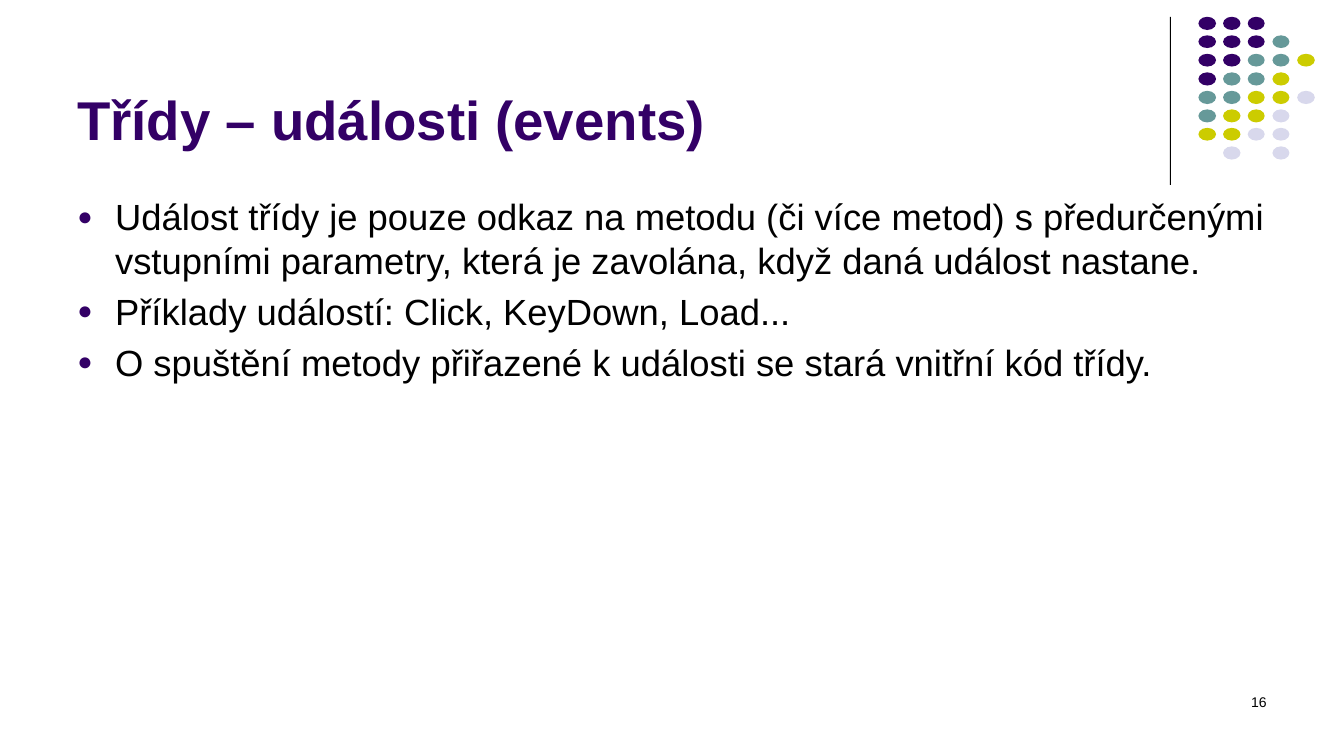
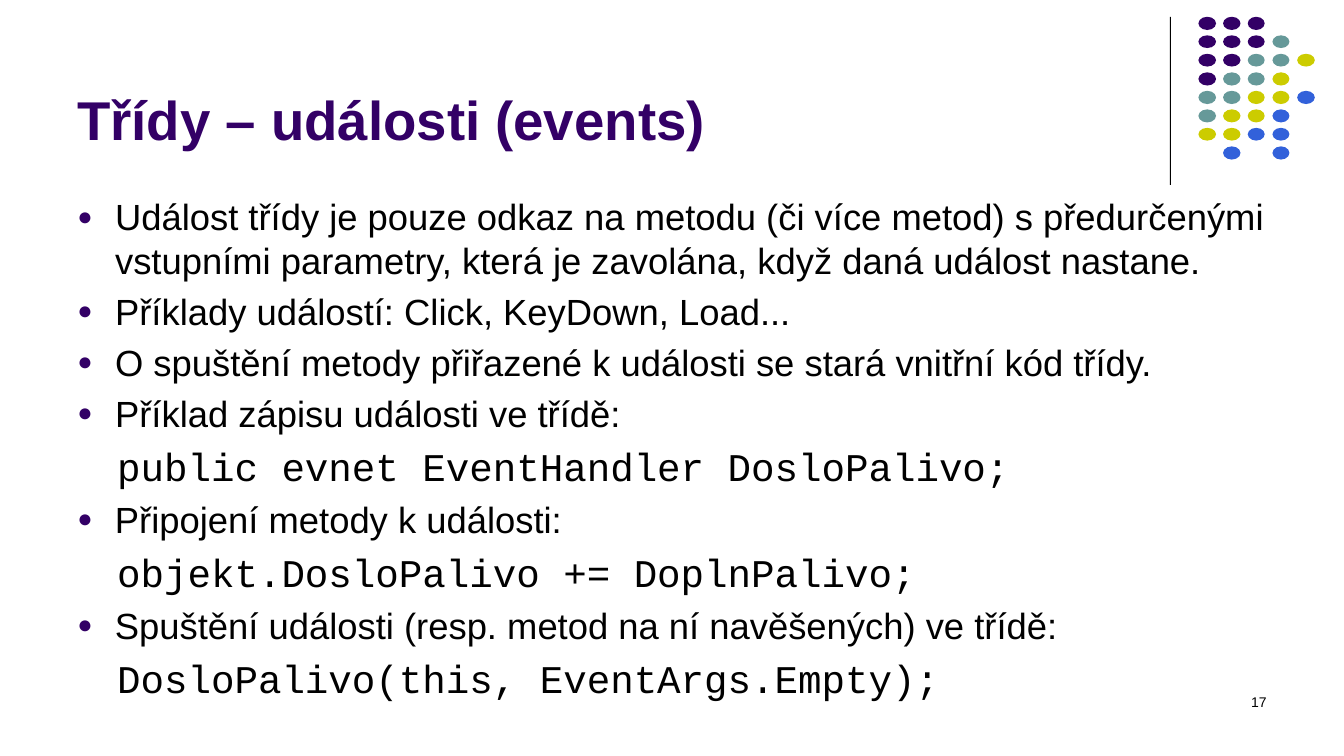
Before and after one commit to PetrVobornik/prednasky, a slide deck: slide 17 of Xamarin.Forms/01-OOP-a-NET/OOP-1-tridy.ppsx (slide 16 before the commit). Drawn at 1344x756 pixels with LibreOffice and Linux fonts; fonts in the diff are those of the drawing. Boxes give left, top, right and bottom in pixels: in the first picture for what was removed or moved away, otherwise in the second. Text is boxed around its words. In the diff, an @@ line names an element or a change of style, - is before the commit and + after.

```diff
--- a/Xamarin.Forms/01-OOP-a-NET/OOP-1-tridy.ppsx
+++ b/Xamarin.Forms/01-OOP-a-NET/OOP-1-tridy.ppsx
@@ fill #D8D8EC to #3261DA in 6 elements at [1298,91,1316,104], [1272,109,1290,122], [1248,128,1265,141], [1272,128,1290,141], [1223,146,1240,159], [1272,146,1290,159] @@
@@ text at [115,400,1057,701]: paragraphs added @@
+● Příklad zápisu události ve třídě:
+public evnet EventHandler DosloPalivo;
+● Připojení metody k události:
+objekt.DosloPalivo += DoplnPalivo;
+● Spuštění události (resp. metod na ní navěšených) ve třídě:
+DosloPalivo(this, EventArgs.Empty);
@@ page number at [1251,697,1267,707]: text changed @@
-16
+17
```
Also in this commit, not shown: 25 other slides changed, 1 slide added, 1 slide removed, 5 other files.
